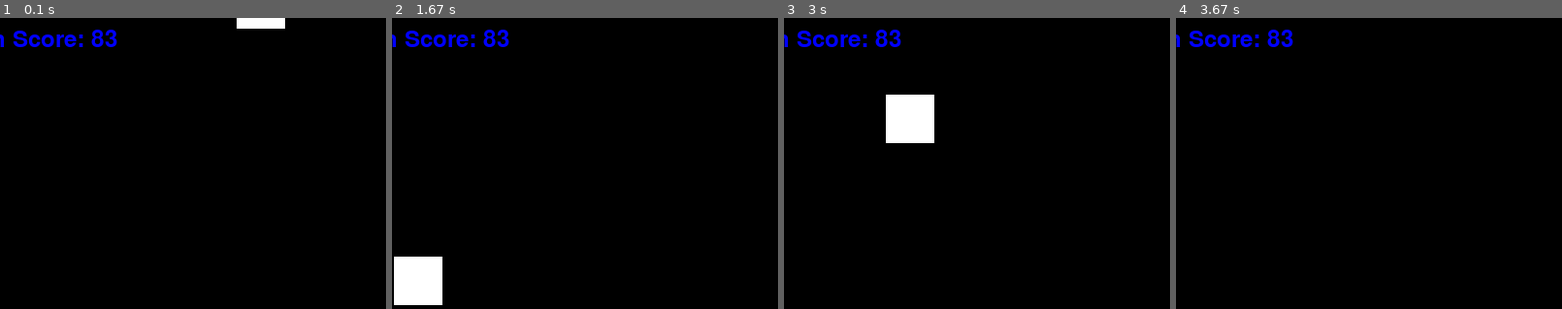
Above: before the commit, frames 1-4 (left to right).
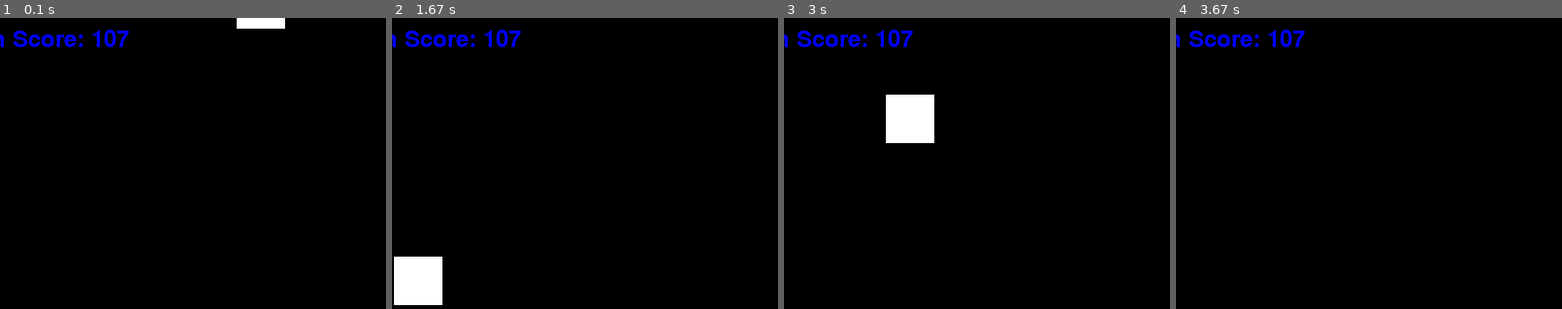
Above: after the commit, the same moments.

Repository: DapperPixelguy/College-Projects
Game: pygame game, started from pygame/dodge-game/2025_01_24_Dodge_Game.py
The game is run twice, just before and just after one commit, with the same random seed, the same clock (stepped at 60 frames per second) and the same inputs.
Inputs:
- Up to frame 1 (0.1 s): no input
- Up to frame 2 (1.67 s): tap Space at 0.33, 0.73, 1.03, 1.23, 1.57 s; hold Right 0.67-1.13 s; hold Up 1.17-1.47 s; hold Right from 1.5 s (still down)
- Up to frame 3 (3 s): tap Space at 1.87, 2.07, 2.37, 2.63, 2.93 s; release Right at 1.97 s; hold Left 2-2.53 s; hold Left 2.57-2.97 s
- Up to frame 4 (3.67 s): hold Right from 3.4 s (still down); tap Space at 3.47 s
The pictures show only the part of the screen within x 25-75%, y 0-50%; the shares and areas given below are measured in that part.

The runs differ from the first frame. In frame 1, 0.3% of the frame differs, in the area x 23-34%, y 4-10%; in frame 2, 0.3%; in frame 3, 0.3%; in frame 4, 0.3%.

Commit message:
Added triangular numbers recursive function

Diff:
--- /dev/null
+++ b/misc/2025_02_04_Triangular_Numbers.py
@@ -0,0 +1,6 @@
+def tri(num=1, step=1):
+    if step < 100:
+        print(num)
+        tri(num+(step+1), step+1)
+
+tri()
--- a/misc/testing.py
+++ b/misc/testing.py
@@ -1,7 +1,28 @@
-import pytest
+items = [1,2,3,4,5,6,7,8,9]
+squares = []
 
-def multi(x):
-    return x * 2
+for i, item in enumerate(items):
+    squares.append(item**2)
+    items.remove(item)
 
-def test():
-    assert multi(3) == 6
+print(squares)
+
+a1 = [1,4,9,16,25]
+# a2 = [1,9,25,49,81]
+a3 = 'Throws an error'
+a4 = [1,4,9,16,25,36,49,64,81]
+
+import tkinter as tk
+items = ['Apple', 'Banana', 'Orange', 'Pear']
+root = tk.Tk()
+
+for item in items:
+    button = tk.Button(text=item, command=lambda:print(item))
+    button.pack()
+
+root.mainloop()
+
+a1 = 'Apple'
+a2 = 'Orange'
+# a3 = 'Pear'
+a4 = 'Throws an error'
--- a/pygame/dodge-game/highscore.txt
+++ b/pygame/dodge-game/highscore.txt
@@ -1 +1 @@
-83
+107
